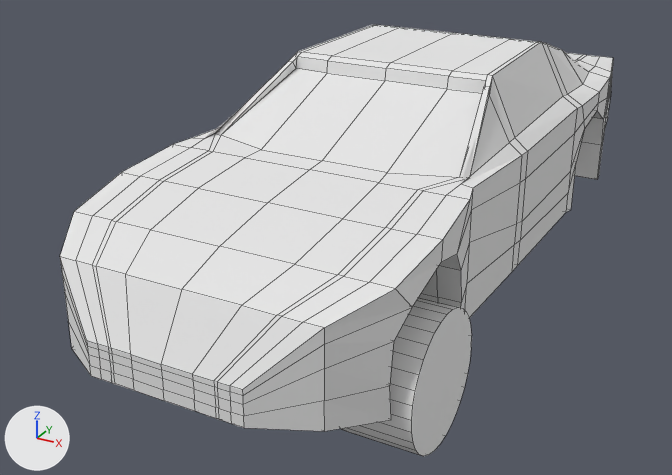
The Blender file Assets/Racing/_Models/Blender/RaceCar.blend as it was, and as the next commit left it.
Before and after are seen from a 50 mm camera at (4.57, -9.99, 3.41) aimed at (-0.57, -0.64, -1.27). Every picture has the same lights, and +X, +Y and +Z are marked at lower left. Mesh edges are drawn as thin lines.

The older version as bpy lines, for what is in view:
```python
me_cube = bpy.data.meshes.new('Cube')
me_cube.from_pydata(...)  # 281 vertices, 260 faces; spans x 0.0..1.8, y -4.75..4.87, z -1.3..0.96
me_cube.materials.append(mat_material)  # white #e7e7e7
me_cylinder_002 = bpy.data.meshes.new('Cylinder.002')
me_cylinder_002.from_pydata(...)  # a 32-sided cylinder along x spanning x -0.4..0.4, y -0.7..0.7, z -0.7..0.7
ob_car_body = bpy.data.objects.new('Car Body', me_cube)
ob_car_body.location = (0.0, 0.0, 0.0)
_m = ob_car_body.modifiers.new('Mirror', 'MIRROR')
_m.use_clip = True
ob_wheel = bpy.data.objects.new('Wheel', me_cylinder_002)
ob_wheel.location = (1.5, -3.08, -1.25)
```
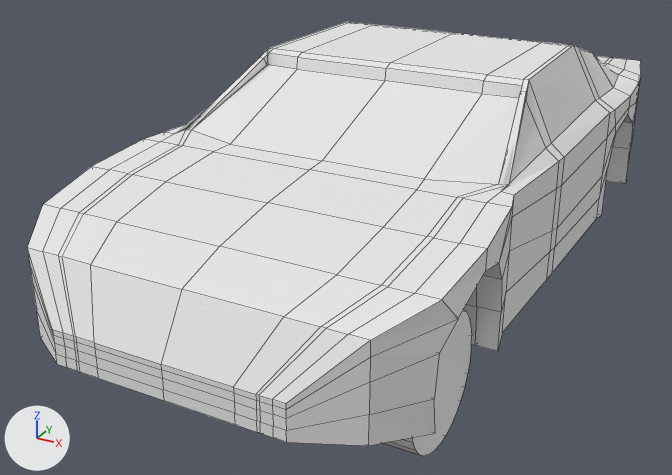
Where the newer file only moved an object's origin or applied its transform, the numbers keep the older frame.

Patch to the scene script:
```diff
--- a/Assets/Racing/_Models/Blender/RaceCar.blend.py
+++ b/Assets/Racing/_Models/Blender/RaceCar.blend.py
@@ me_cube @@
 me_cube.from_pydata(...)  # 281 vertices, 260 faces; spans x 0.0..1.8, y -4.75..4.87, z -1.3..0.96
 # used by ob_car_body; location = (0.0, 0.0, 0.0)
+# me_cube part 1: all 245 vertices in x 0.33..1.8, y -4.75..4.87, z -1.3..0.96 are moved by (0.41, 0.0, 0.0)
 me_cube.materials.append(mat_material)
```

Where the change shows, as pixel boxes (x1, y1, x2, y2) in the pictures (672 x 475 px):
'Car Body', reshaped (11% wider)
    before: (60, 24, 613, 431)
    after: (27, 22, 641, 446)
'Wheel', unchanged, covered by the edit
    before: (341, 298, 472, 456)
    after: (384, 309, 472, 456)
